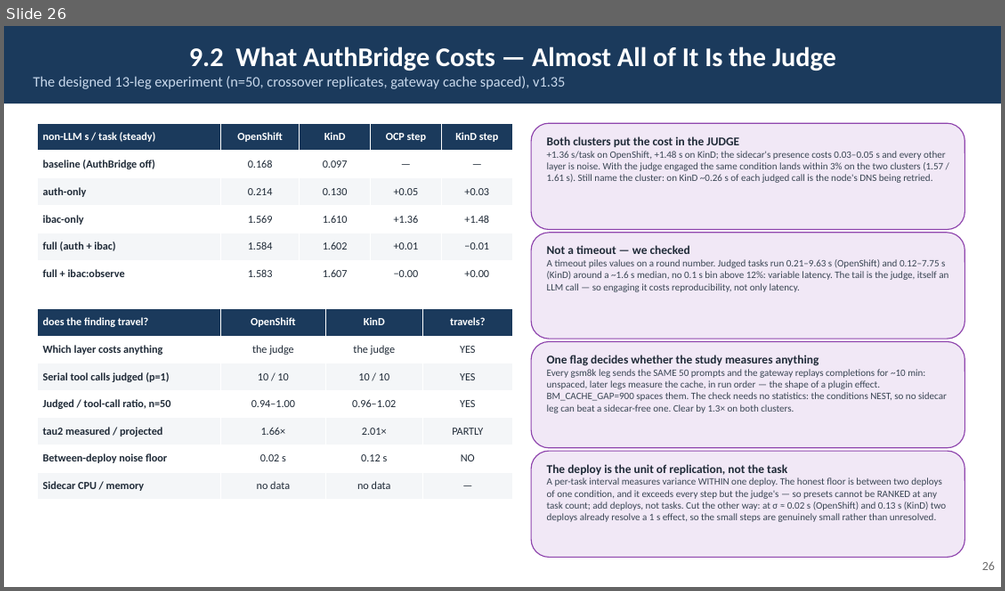
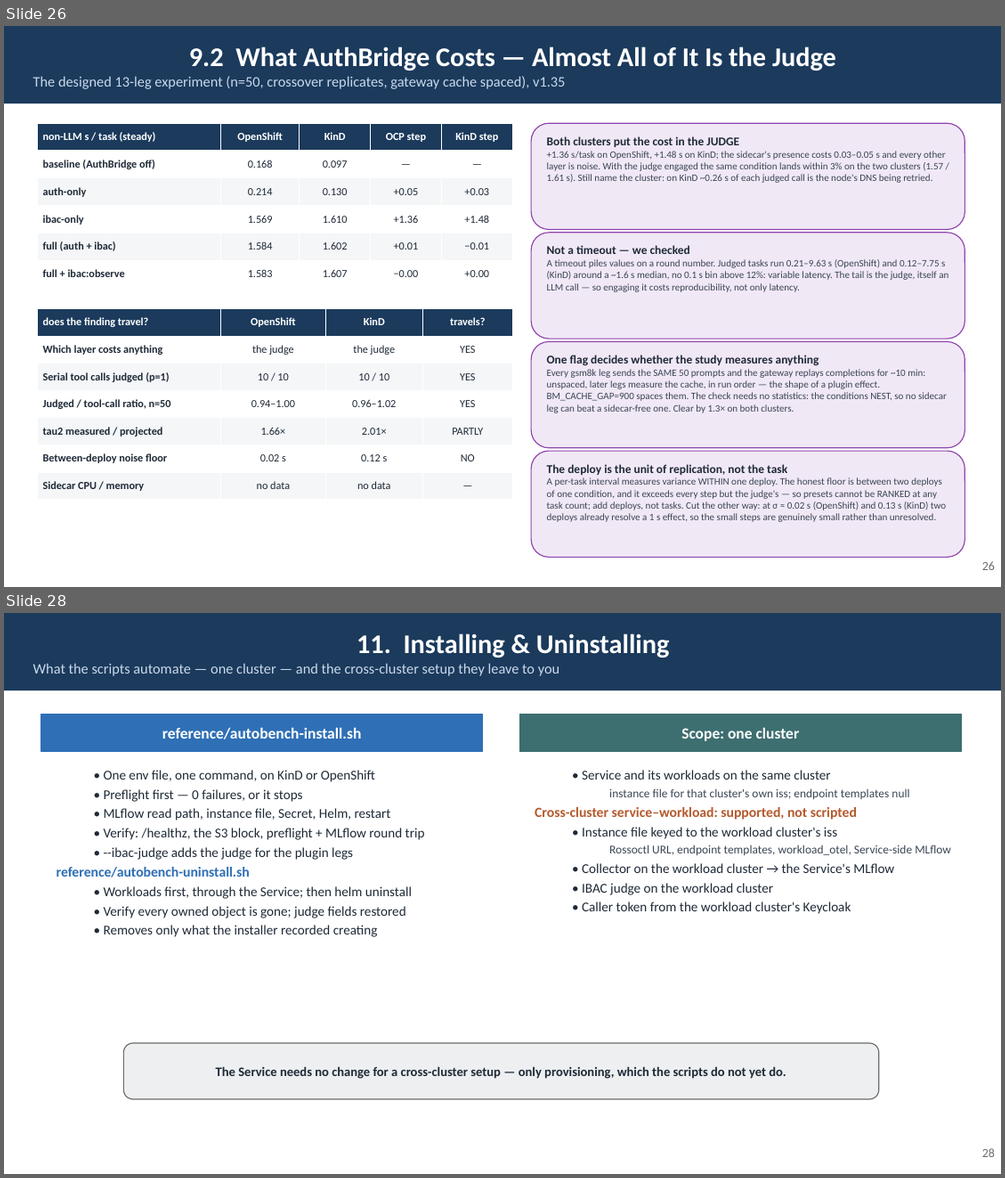
Before and after one commit to rossoctl/autobench, a slide deck: docs/AutoBench.pptx. Shown one above the other, each under a label of ours: slide 26 before the commit, slides 26 and 28 after it; the slides between them are not shown. The pictures are 1005x591 and 1005x1178 pixels, drawn with LibreOffice and Linux fonts; fonts in the diff are those of the drawing. Boxes give left, top, right and bottom in pixels: in the first picture for what was removed or moved away, otherwise in the second. Text is boxed around its words. In the diff, an @@ line names an element or a change of style, - is before the commit and + after.

```diff
--- a/docs/AutoBench.pptx
+++ b/docs/AutoBench.pptx
@@ slide 28 added at bbox=[4, 613, 1001, 1174], background #FFFFFF @@
@@ rectangle added at bbox=[4, 613, 1001, 690], fill #1B3A5C, 14 pt, text #C9D9EC @@
+11. Installing & Uninstalling
+What the scripts automate — one cluster — and the cross-cluster setup they leave to you
@@ rectangle added at bbox=[41, 714, 483, 751], fill #2E6FB5, outline #2E6FB5 1 pt, 15 pt, text #FFFFFF, bold @@
+reference/autobench-install.sh
@@ rectangle added at bbox=[520, 714, 961, 751], fill #3D6E70, outline #3D6E70 1 pt, 15 pt, text #FFFFFF, bold @@
+Scope: one cluster
@@ text added at bbox=[57, 770, 425, 937], 13 pt, text #1F2A37 @@
+  • One env file, one command, on KinD or OpenShift
+  • Preflight first — 0 failures, or it stops
+  • MLflow read path, instance file, Secret, Helm, restart
+  • Verify: /healthz, the S3 block, preflight + MLflow round trip
+  • --ibac-judge adds the judge for the plugin legs
+reference/autobench-uninstall.sh
+  • Workloads first, through the Service; then helm uninstall
+  • Verify every owned object is gone; judge fields restored
+  • Removes only what the installer recorded creating
@@ text added at bbox=[534, 770, 951, 914], 13 pt, text #1F2A37 @@
+  • Service and its workloads on the same cluster
+    instance file for that cluster's own iss; endpoint templates null
+Cross-cluster service–workload: supported, not scripted
+  • Instance file keyed to the workload cluster's iss
+    Rossoctl URL, endpoint templates, workload_otel, Service-side MLflow
+  • Collector on the workload cluster → the Service's MLflow
+  • IBAC judge on the workload cluster
+  • Caller token from the workload cluster's Keycloak
@@ rounded rectangle added at bbox=[123, 1043, 879, 1099], fill #EEEFF1, outline #6B6B6B 1 pt, 12.5 pt, text #1F2A37, bold @@
+The Service needs no change for a cross-cluster setup — only provisioning, which the scripts do not yet do.
@@ text added at bbox=[982, 1148, 995, 1157], 12 pt, text #6B6B6B @@
+28
```
Also in this commit, not shown: 4 slides changed, 6 other files.
